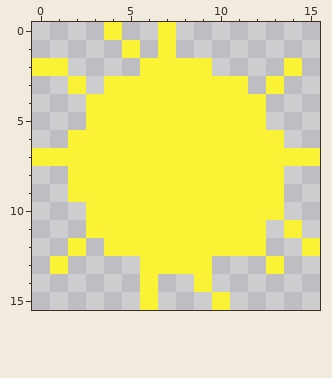
Pixel-art sprite -- Assets/Textures/UI/Elements/Light.png. The picture above was drawn from the file before the commit.
The file is 32x32 pixels, drawn in blocks of 2x2; one block is one cell here.
After:
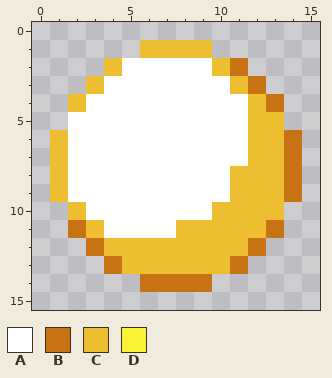
Palette (. is transparent): A #ffffff  B #c77314  C #edbe2f  D #fbf236
Diff:
@@ x 0..15 @@
- 0 ....D..D........
- 1 .....D.D........
- 2 DD....DDDD....D.
- 3 ..D.DDDDDDDD.D..
- 4 ...DDDDDDDDDD...
- 5 ...DDDDDDDDDD...
- 6 ..DDDDDDDDDDDD..
- 7 DDDDDDDDDDDDDDDD
- 8 ..DDDDDDDDDDDD..
- 9 ..DDDDDDDDDDDD..
-10 ...DDDDDDDDDDD..
-11 ...DDDDDDDDDD.D.
-12 ..D.DDDDDDDDD..D
-13 .D....DDDD...D..
-14 ......D..D......
-15 ......D...D.....
+ 0 ................
+ 1 ......CCCC......
+ 2 ....CAAAAACB....
+ 3 ...CAAAAAAACB...
+ 4 ..CAAAAAAAAACB..
+ 5 ..AAAAAAAAAACC..
+ 6 .CAAAAAAAAAACCB.
+ 7 .CAAAAAAAAAACCB.
+ 8 .CAAAAAAAAACCCB.
+ 9 .CAAAAAAAAACCCB.
+10 ..CAAAAAAACCCC..
+11 ..BCAAAACCCCCB..
+12 ...BCCCCCCCCB...
+13 ....BCCCCCCB....
+14 ......BBBB......
+15 ................
